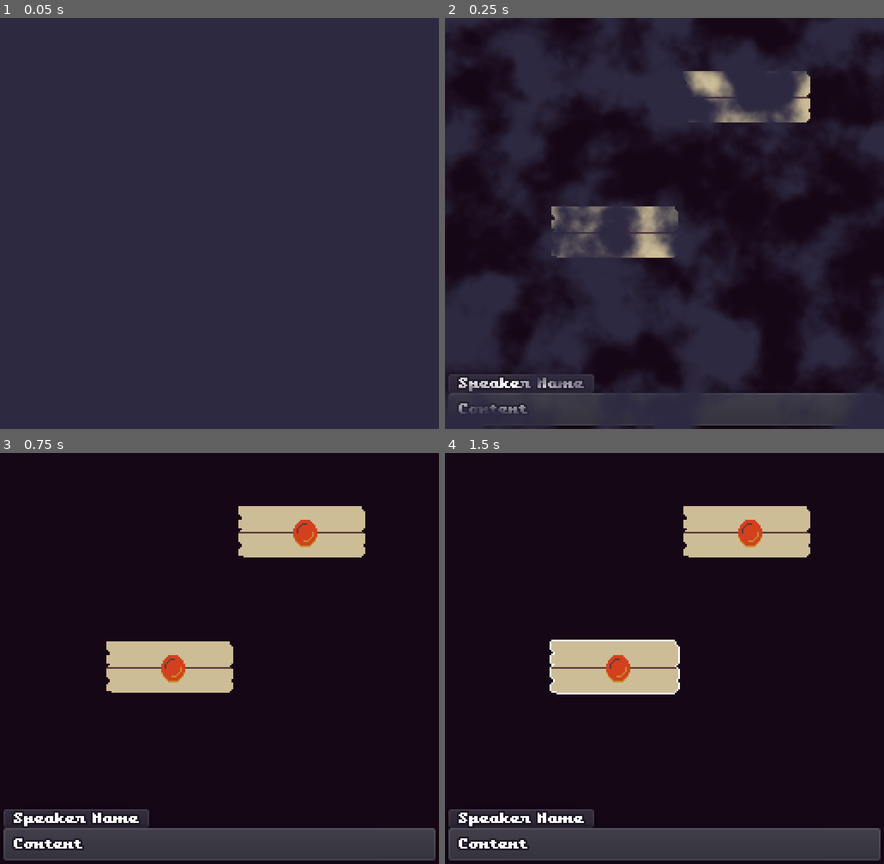
Above: before the commit, frames 1-4 (two rows, left to right).
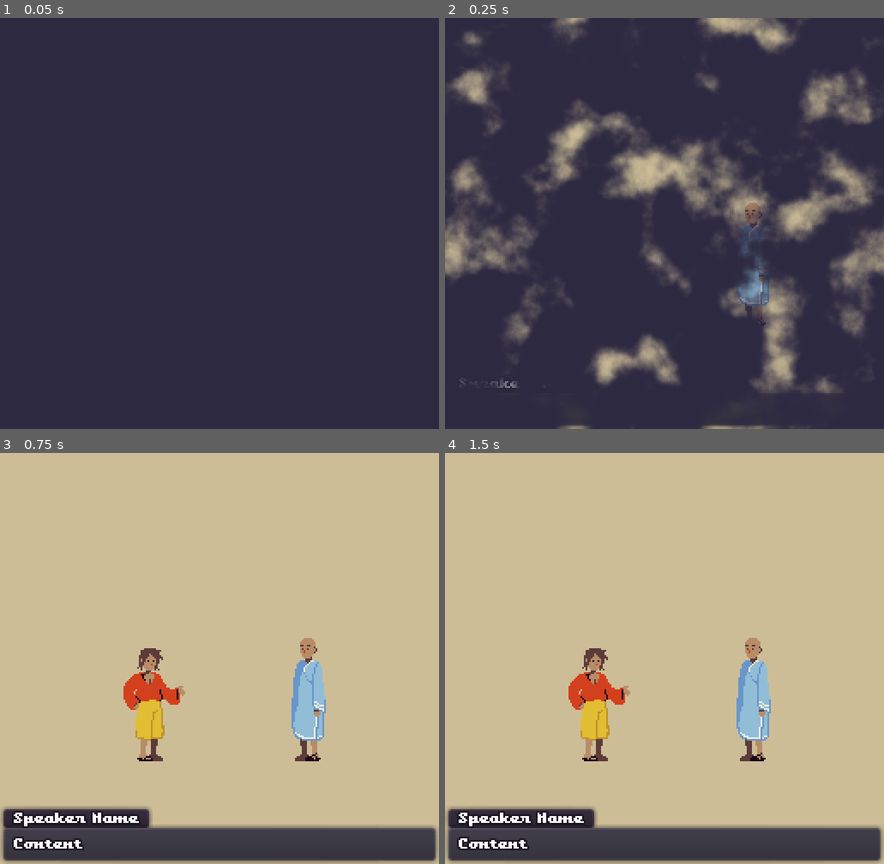
Above: after the commit, the same moments.

Repository: xphere/a-little-bird-told-me
Game: Godot game, scene res://src/game/game.tscn
Two runs of this game, one before a commit and one after it. Both use one fixed random seed, a clock stepped at 60 frames per second and the inputs below. This scene is started directly instead of the project's main scene.
Inputs (mouse positions are in pixels of both pictures, inside the frame that each line leads up to):
- Up to frame 1 (0.05 s): no input
- Up to frame 2 (0.25 s): no input
- Up to frame 3 (0.75 s): tap Enter (ui_accept) at 0.5 s; move the mouse to (316, 637) at 0.52 s
- Up to frame 4 (1.5 s): tap Enter (ui_accept) at 0.77, 1.25 s; move the mouse to (576, 679) at 1.27 s

Frame 1 is identical in both runs. In frame 2, 47% of the frame differs, in the area x 0-100%, y 0-100%; in frame 3, 85%; in frame 4, 85%.

Commit message:
+game: main characters

Diff:
--- /dev/null
+++ b/characters/assistant/assistant.tscn
@@ -0,0 +1,9 @@
+[gd_scene load_steps=2 format=2]
+
+[ext_resource path="res://characters/assistant/assistant-talking.png" type="Texture" id=1]
+
+[node name="Assistant" type="Node2D"]
+
+[node name="Sprite" type="Sprite" parent="."]
+position = Vector2( 0, -33 )
+texture = ExtResource( 1 )
--- /dev/null
+++ b/characters/maester/maester.tscn
@@ -0,0 +1,9 @@
+[gd_scene load_steps=2 format=2]
+
+[ext_resource path="res://characters/maester/maester-idle.png" type="Texture" id=1]
+
+[node name="Maester" type="Node2D"]
+
+[node name="Sprite" type="Sprite" parent="."]
+position = Vector2( 0, -36 )
+texture = ExtResource( 1 )
--- a/src/game/game.tscn
+++ b/src/game/game.tscn
@@ -1,7 +1,9 @@
-[gd_scene load_steps=7 format=2]
+[gd_scene load_steps=9 format=2]
 
 [ext_resource path="res://assets/themes/game.theme.tres" type="Theme" id=1]
 [ext_resource path="res://src/dialog-box/dialog-box.tscn" type="PackedScene" id=2]
+[ext_resource path="res://characters/maester/maester.tscn" type="PackedScene" id=3]
+[ext_resource path="res://characters/assistant/assistant.tscn" type="PackedScene" id=4]
 [ext_resource path="res://objects/letters/letter.tscn" type="PackedScene" id=5]
 [ext_resource path="res://src/game/desk.gd" type="Script" id=6]
 [ext_resource path="res://src/game/cursor.gd" type="Script" id=7]
@@ -13,7 +15,20 @@
 theme = ExtResource( 1 )
 script = ExtResource( 8 )
 
+[node name="Background" type="ColorRect" parent="."]
+anchor_right = 1.0
+anchor_bottom = 1.0
+color = Color( 0.807843, 0.745098, 0.596078, 1 )
+
+[node name="Maester" parent="." instance=ExtResource( 3 )]
+position = Vector2( 180, 180 )
+
+[node name="Assistant" parent="." instance=ExtResource( 4 )]
+position = Vector2( 90, 180 )
+scale = Vector2( -1, 1 )
+
 [node name="CloseUp" type="Control" parent="."]
+visible = false
 anchor_right = 1.0
 anchor_bottom = 1.0
 mouse_filter = 1
Binary file added: characters/assistant/assistant-talking.png
Not shown, added: characters/assistant/assistant-talking.png.import
Binary file added: characters/maester/maester-idle.png
Not shown, added: characters/maester/maester-idle.png.import
